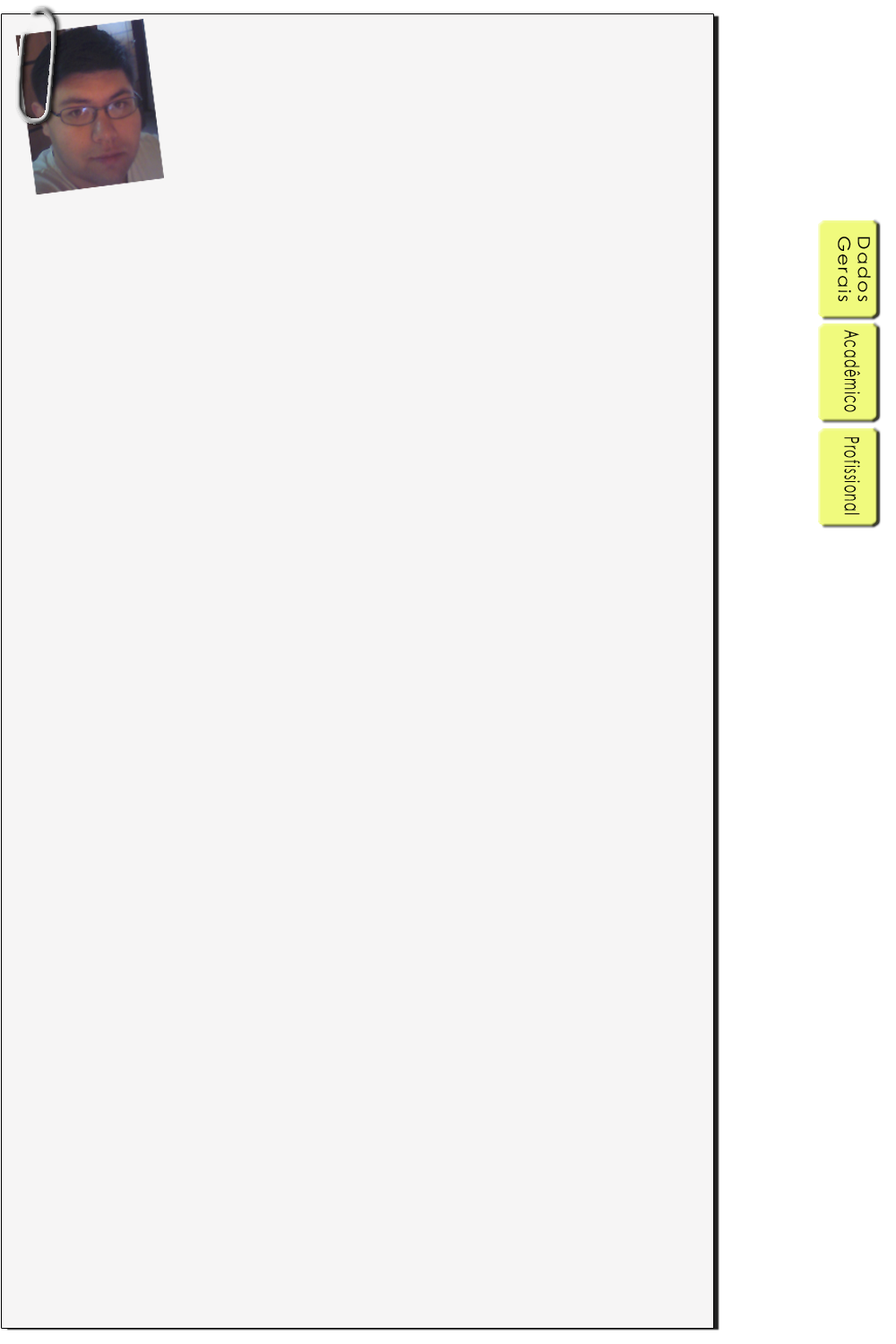
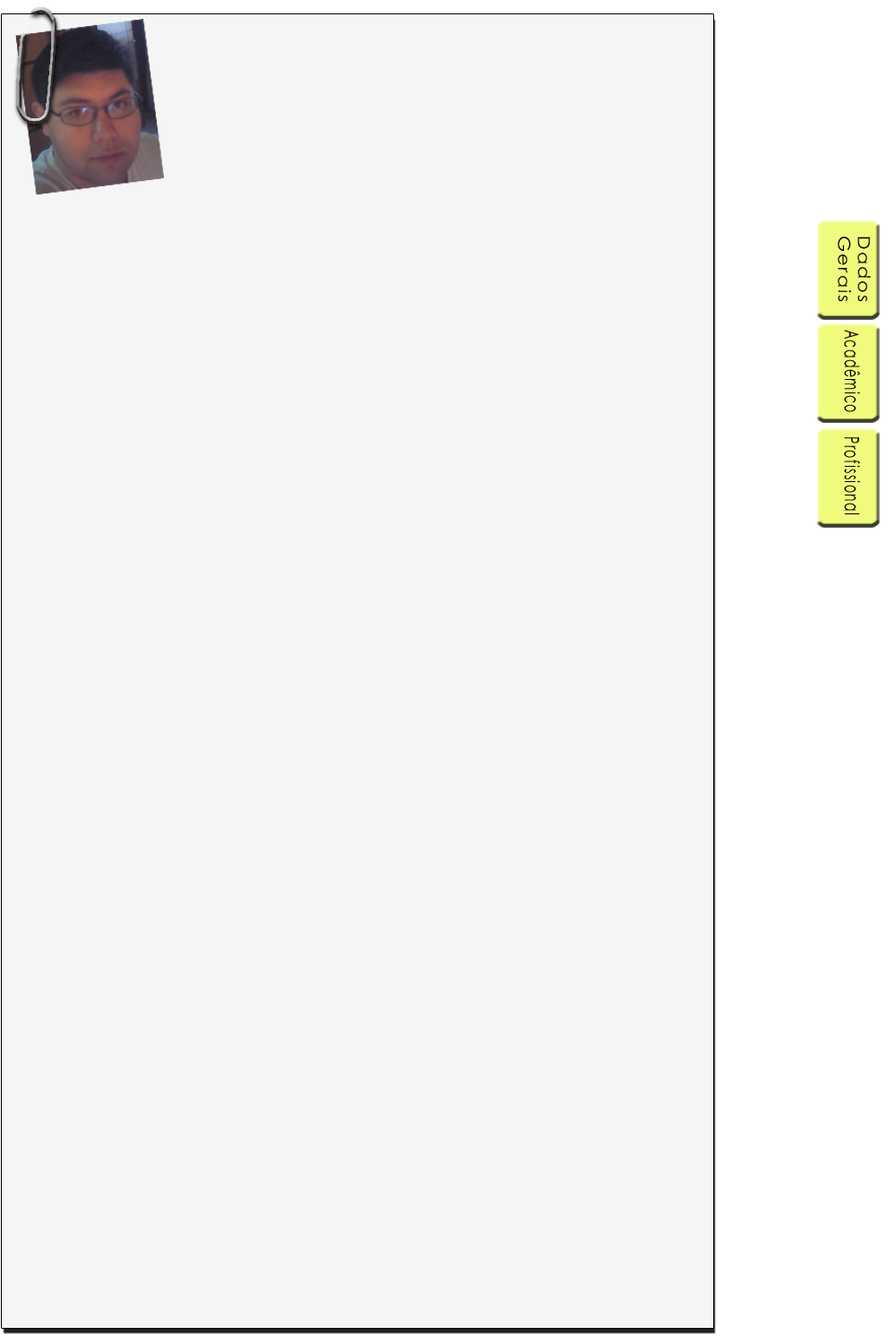
Two versions of the same layered image (896x1344). Layer-by-layer changes:
painted on "Paper Clip" over box(20, 28, 33, 36)
